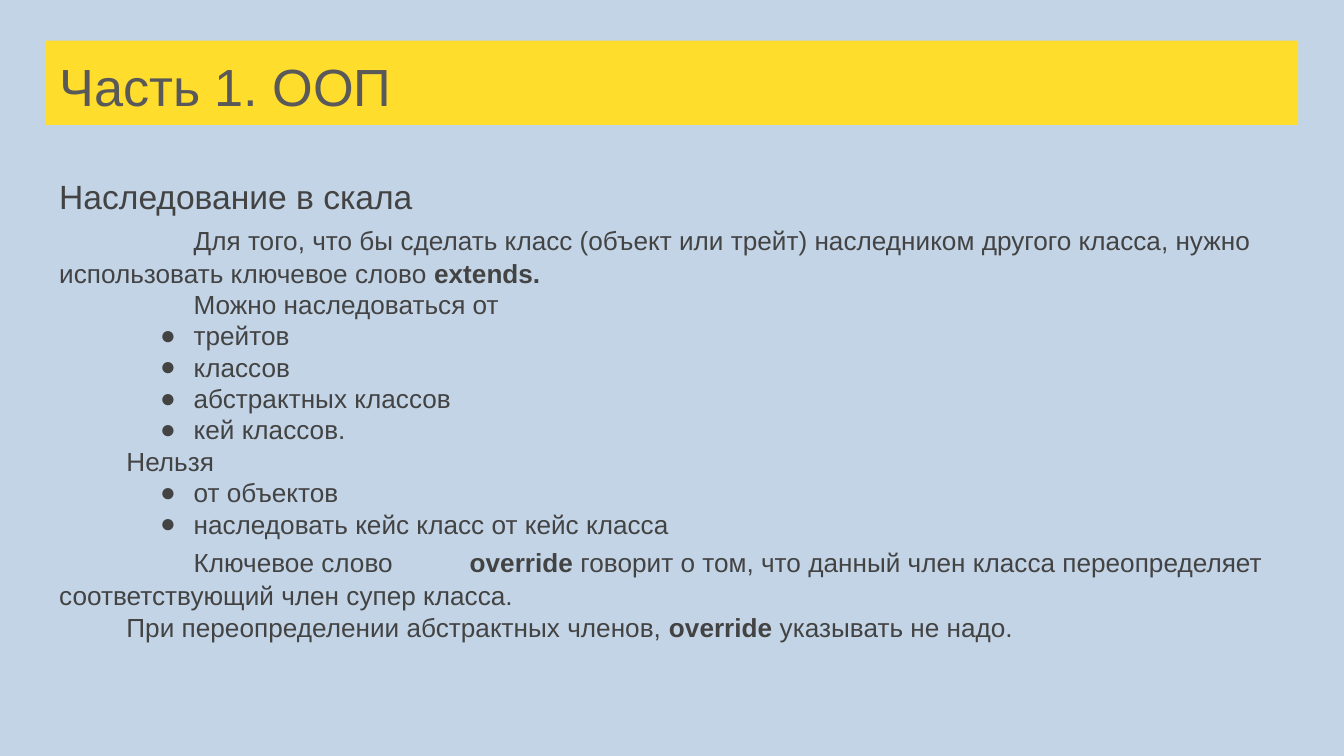
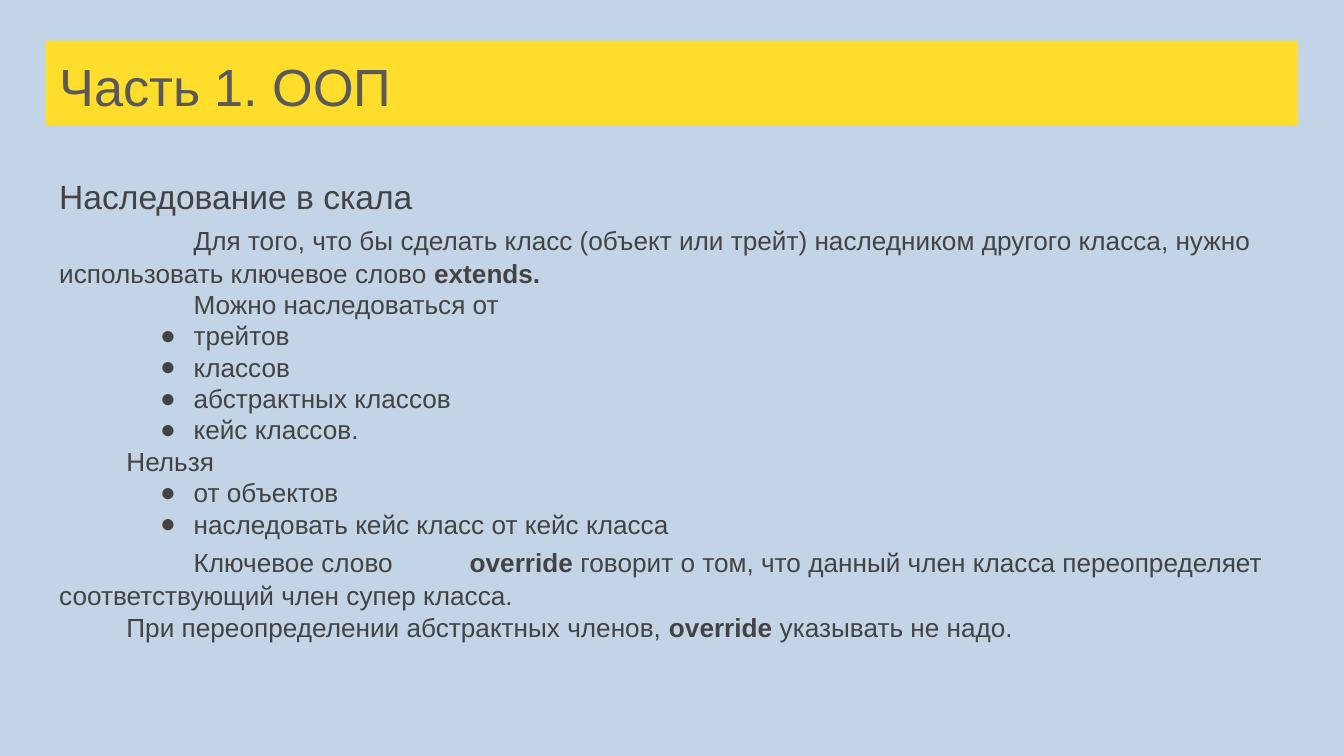
Before and after one commit to sergeypopov83/scala-school, a slide deck: slide 101 of src/main/resources/Лекции Scala для FinTech.pptx. Drawn at 1344x756 pixels with LibreOffice and Linux fonts; fonts in the diff are those of the drawing. Boxes give left, top, right and bottom in pixels: in the first picture for what was removed or moved away, otherwise in the second. Text is boxed around its words. In the diff, an @@ line names an element or a change of style, - is before the commit and + after.

```diff
--- a/src/main/resources/Лекции Scala для FinTech.pptx
+++ b/src/main/resources/Лекции Scala для FinTech.pptx
@@ text at [194,419,359,439]: text changed @@
-● кей классов.
+● кейс классов.
```
Also in this commit, not shown: 16 other slides changed, 38 slides added, 1 slide removed, 6 other files.
